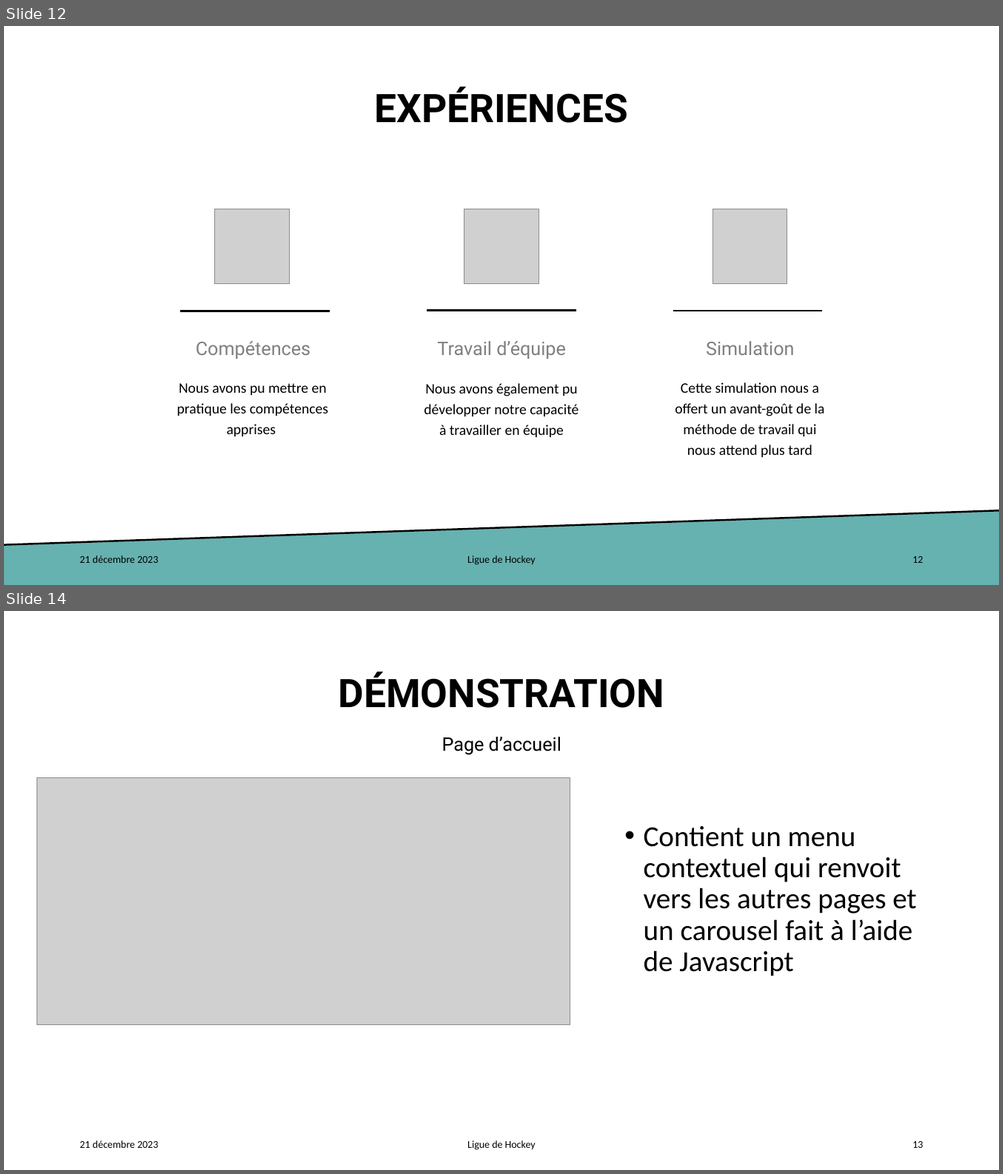
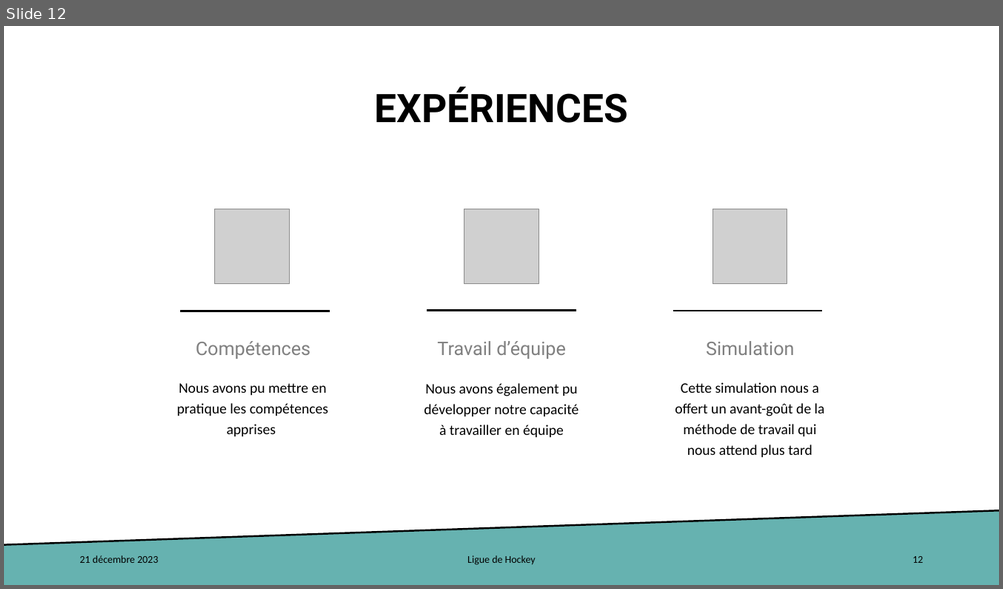
Before and after one commit to KALASHXPRO/Ligue-De-Hockey, a slide deck: PresentationWeb.pptx. Shown one above the other, each under a label of ours: slides 12 and 14 before the commit, slide 12 after it; the slides between them are not shown. The pictures are 1003x1174 and 1003x589 pixels, drawn with LibreOffice and Linux fonts; fonts in the diff are those of the drawing; grey boxes stand for pictures. Boxes give left, top, right and bottom in pixels: in the first picture for what was removed or moved away, otherwise in the second. Text is boxed around its words. In the diff, an @@ line names an element or a change of style, - is before the commit and + after.

```diff
--- a/PresentationWeb.pptx
+++ b/PresentationWeb.pptx
@@ slide 14 removed at box(4, 611, 999, 1170), background #FFFFFF @@
@@ title removed at box(338, 672, 664, 708) @@
-DÉMONSTRATION
@@ text removed at box(442, 737, 561, 755) @@
-Page d’accueil
@@ picture removed at box(37, 778, 570, 1025) @@
@@ text removed at box(643, 826, 916, 977) @@
-• Contient un menu contextuel qui renvoit vers les autres pages et un carousel fait à l’aide de Javascript
@@ text removed at box(79, 1141, 158, 1148) @@
-21 décembre 2023
@@ text removed at box(467, 1141, 535, 1150) @@
-Ligue de Hockey
@@ text removed at box(912, 1142, 922, 1148) @@
-13
```
Also in this commit, not shown: 3 other slides removed, 21 other files.
